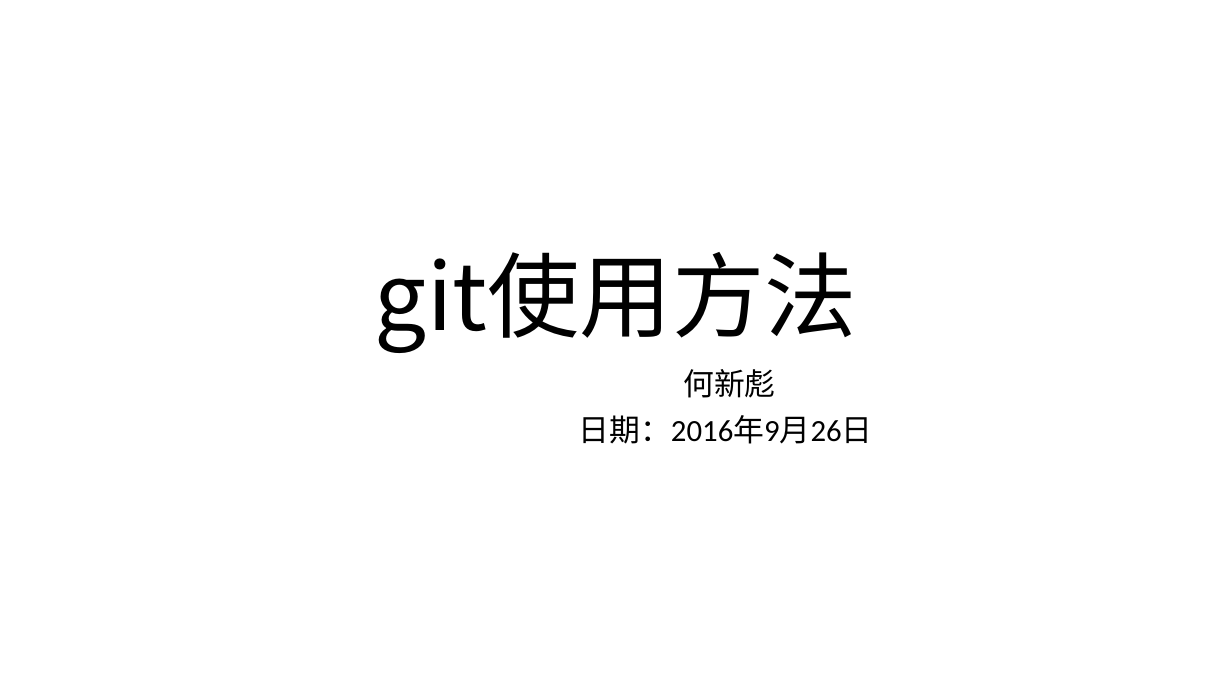
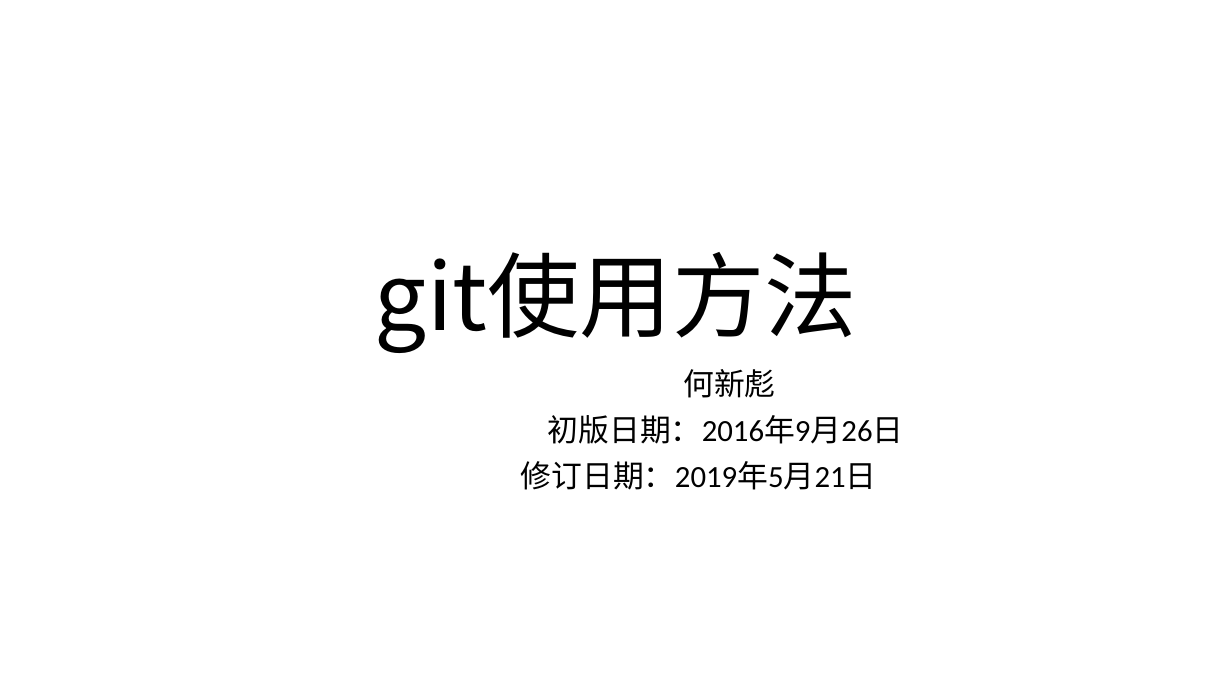
Before and after one commit to ruhuansanmei/gituse, a slide deck: slide 1 of gitUsage.pptx. Drawn at 1232x693 pixels with LibreOffice and Linux fonts; fonts in the diff are those of the drawing. Boxes give left, top, right and bottom in pixels: in the first picture for what was removed or moved away, otherwise in the second. Text is boxed around its words. In the diff, an @@ line names an element or a change of style, - is before the commit and + after.

Commit message:
5-21初次修订

```diff
--- a/gitUsage.pptx
+++ b/gitUsage.pptx
@@ subtitle at <box>521,415,904,490</box>: text changed @@
-日期：2016年9月26日
+初版日期：2016年9月26日
+修订日期：2019年5月21日
```
Also in this commit, not shown: 3 other slides changed.
